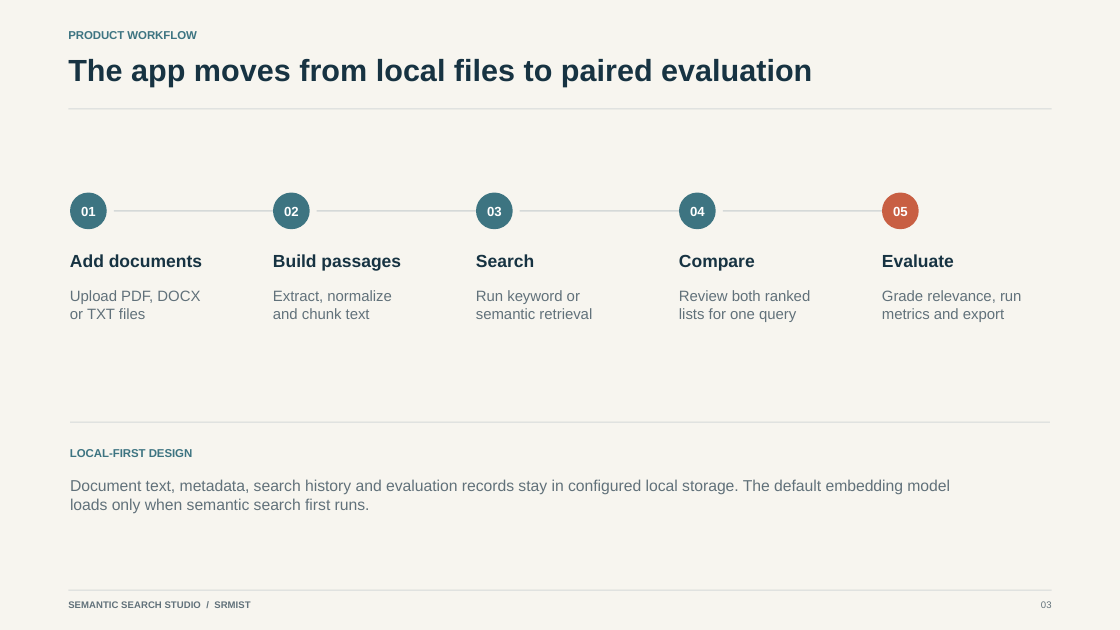
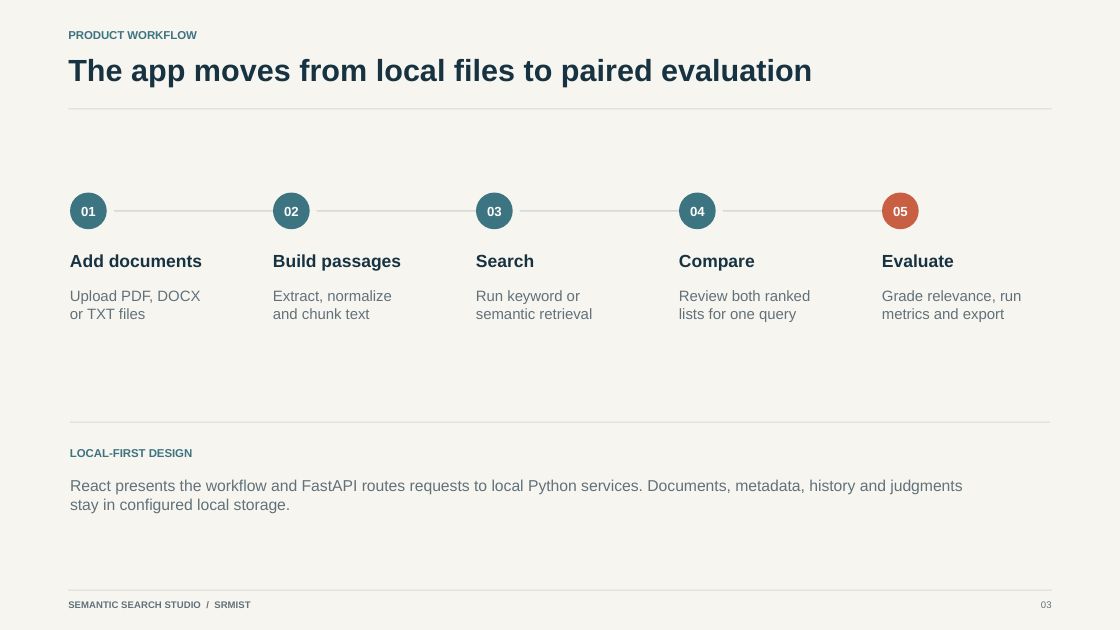
Before and after one commit to CzPhantom10/semantic-search-case-study, a slide deck: slide 3 of report/Semantic_Search_Studio_Technical_Presentation.pptx. Drawn at 1120x630 pixels with LibreOffice and Linux fonts; fonts in the diff are those of the drawing. Boxes give left, top, right and bottom in pixels: in the first picture for what was removed or moved away, otherwise in the second. Text is boxed around its words. In the diff, an @@ line names an element or a change of style, - is before the commit and + after.

```diff
--- a/report/Semantic_Search_Studio_Technical_Presentation.pptx
+++ b/report/Semantic_Search_Studio_Technical_Presentation.pptx
@@ text at <box>70,479,962,513</box>: text changed @@
-Document text, metadata, search history and evaluation records stay in configured local storage. The default embedding model loads only when semantic search first runs.
+React presents the workflow and FastAPI routes requests to local Python services. Documents, metadata, history and judgments stay in configured local storage.
```
Also in this commit, not shown: 3 other slides changed.
